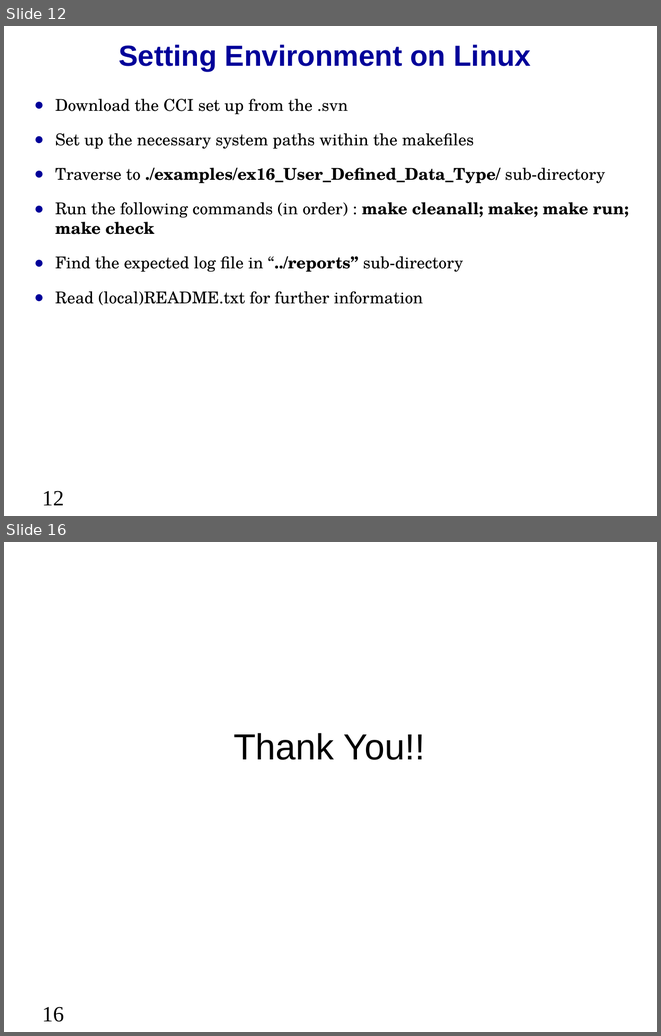
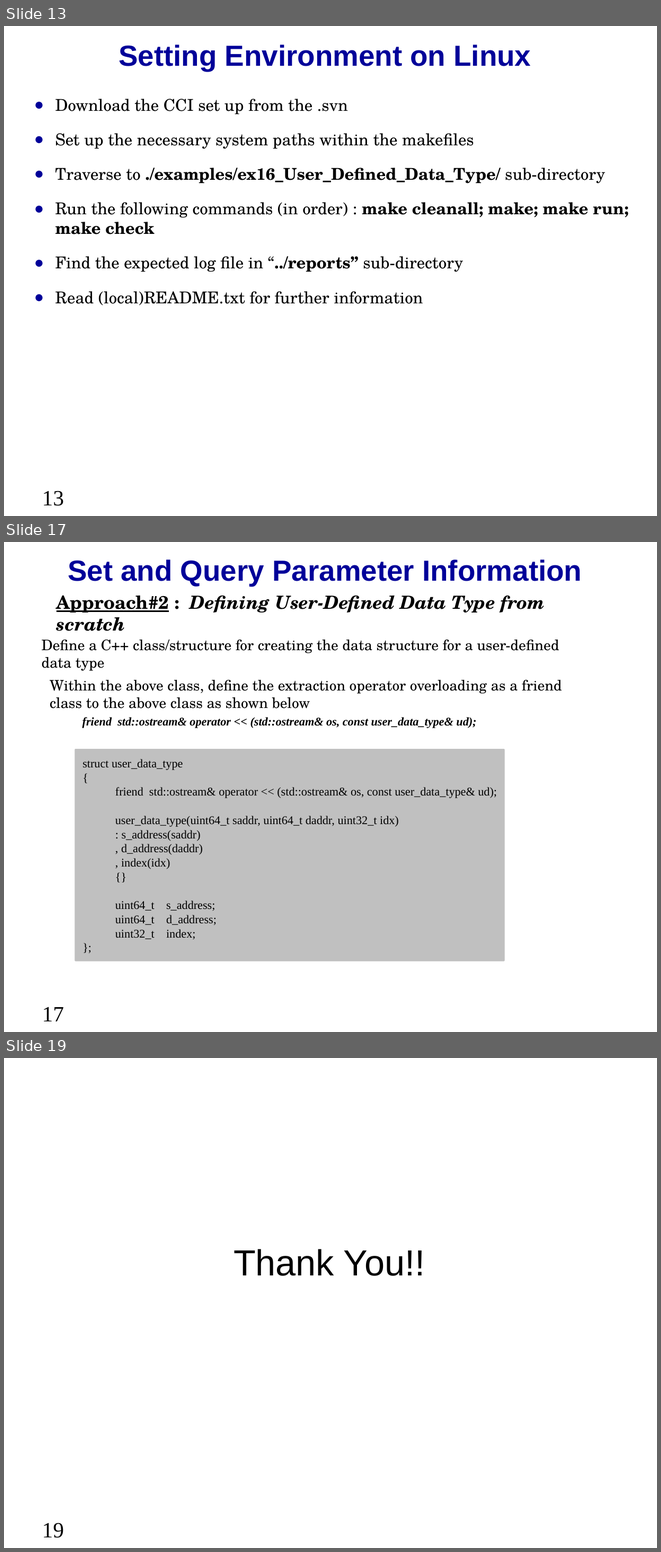
Before and after one commit to accellera-official/cci, a slide deck: examples/ex16_User_Defined_Data_Type/docs/ex16_User_Defined_Data_Type.ppt. Shown one above the other, each under a label of ours: slides 12 and 16 before the commit, slides 13, 17 and 19 after it; the slides between them are not shown. The pictures are 661x1036 and 661x1552 pixels, drawn with LibreOffice and Linux fonts; fonts in the diff are those of the drawing; background and template pictures are left out. Boxes give left, top, right and bottom in pixels: in the first picture for what was removed or moved away, otherwise in the second. Text is boxed around its words. In the diff, an @@ line names an element or a change of style, - is before the commit and + after.

```diff
--- a/examples/ex16_User_Defined_Data_Type/docs/ex16_User_Defined_Data_Type.ppt
+++ b/examples/ex16_User_Defined_Data_Type/docs/ex16_User_Defined_Data_Type.ppt
@@ slide 17 added at (4,542,657,1032), background picture (left out) @@
@@ text added at (68,559,582,586), 32 pt, text #000099, bold @@
+Set and Query Parameter Information
@@ text added at (56,595,545,631), 20 pt, text #000000, bold, italic @@
+Approach#2 : Defining User-Defined Data Type from scratch
@@ text added at (42,640,559,671), 16 pt, text #000000 @@
+Define a C++ class/structure for creating the data structure for a user-defined data type
@@ text added at (50,680,562,728), 16 pt, text #000000 @@
+Within the above class, define the extraction operator overloading as a friend class to the above class as shown below
+friend std::ostream& operator << (std::ostream& os, const user_data_type& ud);
@@ rounded rectangle added at (74,749,504,961), fill #C0C0C0, 13 pt, text #000000 @@
+struct user_data_type
+{
+friend std::ostream& operator << (std::ostream& os, const user_data_type& ud);
+user_data_type(uint64_t saddr, uint64_t daddr, uint32_t idx)
+: s_address(saddr)
+, d_address(daddr)
+, index(idx)
+{}
+uint64_t s_address;
+uint64_t d_address;
+uint32_t index;
+};
@@ page number added at (42,1007,64,1021), 24 pt, text #000000 @@
+17
@@ what was slide 12 is now slide 13 @@
@@ page number at (42,490,64,506): text changed @@
-12
+13
@@ what was slide 16 is now slide 19 @@
@@ page number at (42,1522,64,1538): text changed @@
-16
+19
```
Also in this commit, not shown: 10 slides changed, 3 other slides added, 1 slide removed, 35 other files.
